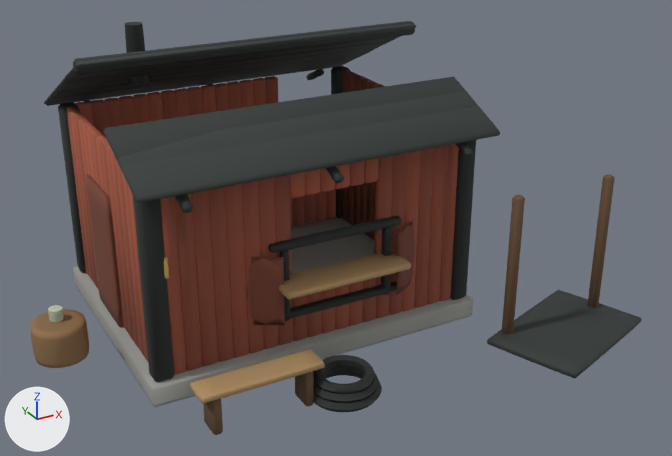
An edit to the glTF model sketches/core-loop/assets/models/park/props/crown/billing_booth_c.glb, drawn before and after from the same camera.
Both versions are drawn from a 50 mm lens placed at (-5.29, -10.35, 6.59), pointed at (0.21, -0.35, 1.59). Every picture has the same lights, and +X, +Y and +Z are marked at lower left. The picture after the commit comes second. Where no turn or scale is listed for an object, it has been applied to the vertices. Vertices at exactly the same position are counted once.

The scene before the commit, as lines of its bpy script (objects in view):
```python
me_surface = bpy.data.meshes.new('Surface')
me_surface.from_pydata(...)  # 4748 vertices, 9032 faces; spans x -3.75..3.75, y -3.21..3.21, z 0.0..4.1
me_surface.materials.append(mat_paint)
ob_surface = bpy.data.objects.new('Surface', me_surface)
ob_surface.location = (0.0, 0.0, 0.0)
```
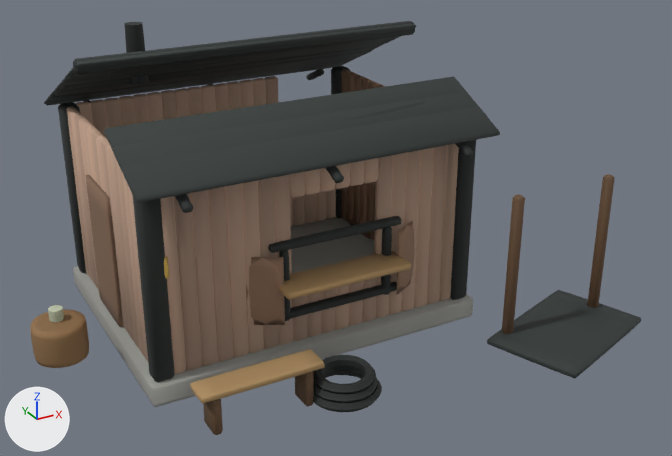
Where the change shows, as pixel boxes [x1, y1, x2, y2] in the pictures (672 x 456 px; the box of a moved part takes in the faces that stretch with it):
'Surface', reshaped: before [30, 21, 642, 435]; after [30, 21, 641, 435]
part 1 of me_surface, moved or reshaped: before [35, 23, 500, 434]; after [34, 23, 500, 434]
part 2 of me_surface, recoloured (lighter): [66, 69, 459, 371] in both

The edits, one by one:
me_surface is used by ob_surface; location (0.0, 0.0, 0.0).
me_surface had 4748 vertices, 9032 faces and spanned x -3.75..3.75, y -3.21..3.21, z 0.0..4.1.
me_surface now has 5118 vertices, 9752 faces and spans x -3.75..3.75, y -3.21..3.21, z 0.0..4.1.
me_surface part 1: 44 vertices moved from x -2.66..2.2, y -2.09..2.63, z 0.04..3.82 to x -2.66..2.2, y -2.08..2.63, z 0.05..3.83; 246 vertices removed from x -3.7..2.2, y -2.21..3.17, z 0.0..3.91; 246 vertices added at x -3.7..2.2, y -2.21..3.17, z 0.0..3.91.
me_surface part 2: 2874 kept faces spanning x -3.49..2.2, y -1.0..2.72, z 0.3..3.64 get new vertex colours.
Other edits to the shape of me_surface do not show in these pictures.
